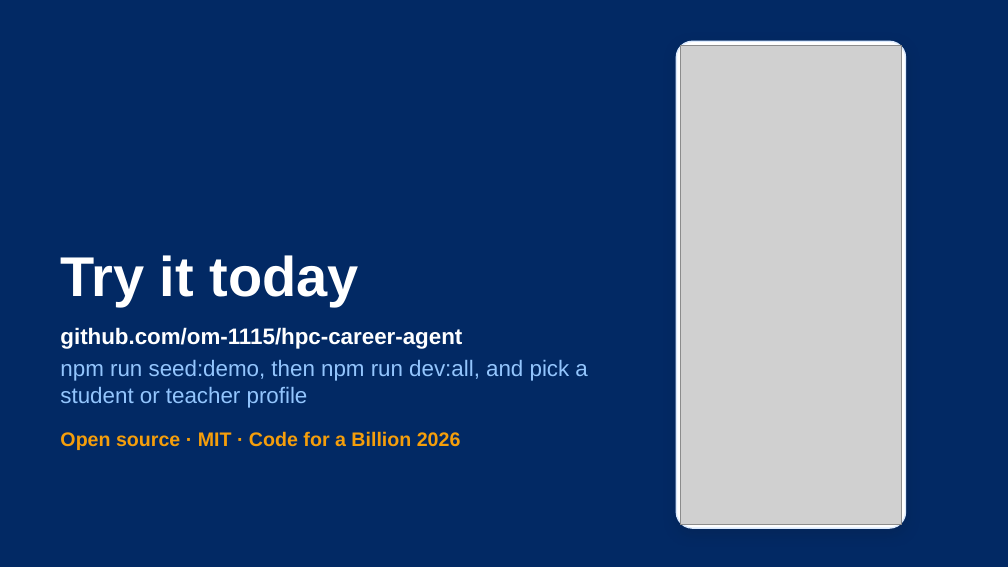
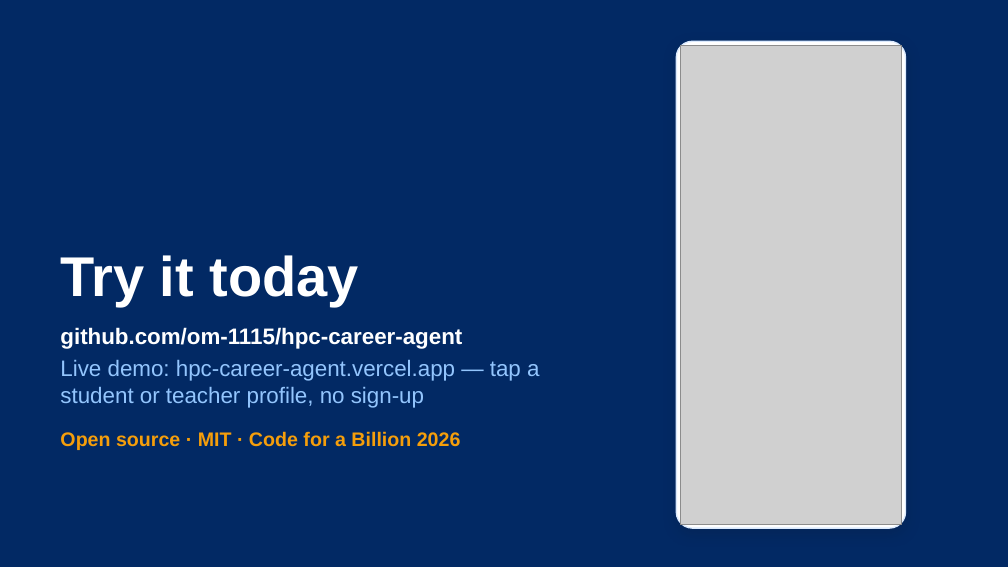
Before and after one commit to om-1115/hpc-career-agent, a slide deck: slide 19 of docs/HPC-Career-Explainer.pptx (slide 18 before the commit). Drawn at 1008x567 pixels with LibreOffice and Linux fonts; fonts in the diff are those of the drawing; grey boxes stand for pictures. Boxes give left, top, right and bottom in pixels: in the first picture for what was removed or moved away, otherwise in the second. Text is boxed around its words. In the diff, an @@ line names an element or a change of style, - is before the commit and + after.

```diff
--- a/docs/HPC-Career-Explainer.pptx
+++ b/docs/HPC-Career-Explainer.pptx
@@ text at (x1=60, y1=360, x2=539, y2=408): text changed @@
-npm run seed:demo, then npm run dev:all, and pick a student or teacher profile
+Live demo: hpc-career-agent.vercel.app — tap a student or teacher profile, no sign-up
```
Also in this commit, not shown: 1 other slide changed, 1 slide added, 1 other file.
